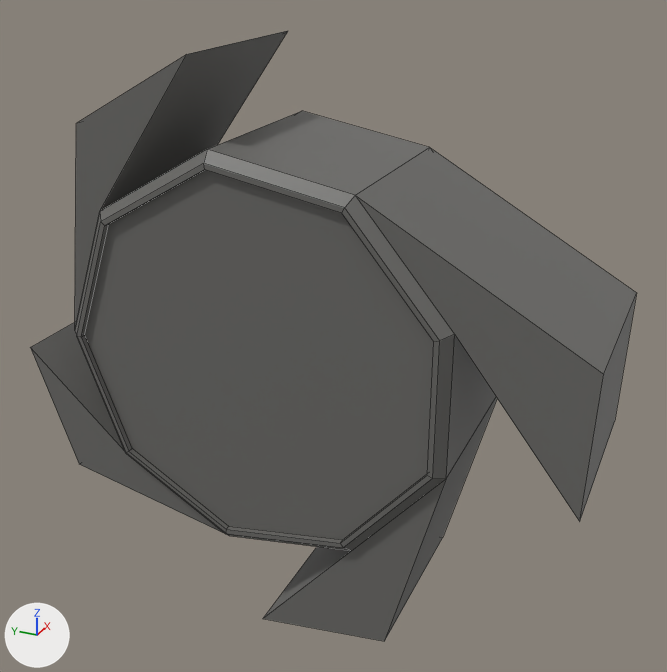
The Blender file assets/models/propeller.blend as it was, and as the next commit left it.
Camera for both pictures: a 50 mm lens placed at (-3.74, -1.89, 2.82), pointed at (0.05, -0.18, 0.92). Every picture has the same lights, and +X, +Y and +Z are marked at lower left. Mesh edges are drawn as thin lines.
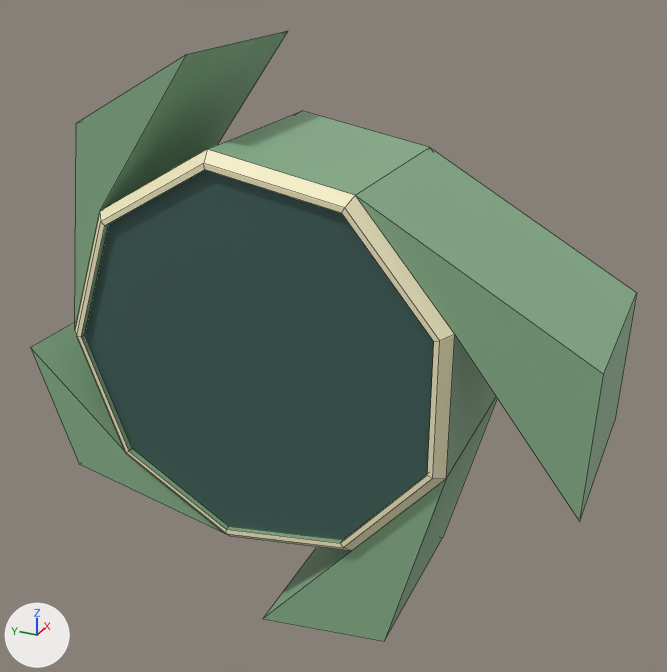
What changed in the scene script:
```text
Add mat_lightgreen:
    mat_lightgreen = principled_material('LightGreen')
    mat_lightgreen.base_color = (0.254, 0.451, 0.262)  # green #8ab38c
Add mat_green:
    mat_green = principled_material('Green')
    mat_green.base_color = (0.0482, 0.114, 0.1)  # dark cyan #3e5f59
Add mat_whitesand:
    mat_whitesand = principled_material('WhiteSand')
    mat_whitesand.base_color = (0.93, 0.863, 0.565)  # beige #f7efc6
Change me_cylinder:
    where me_cylinder.from_pydata(...)  # 214 vertices, 223 faces; spans x -1.36..1.46, y -1.53..1.3, z -0.5..0.5
    used by ob_cylinder; location = (0.0, 0.0, 0.938); rotation_euler = (0.0, 1.571, 0.0), in degrees (0, 90, 0)
    me_cylinder part 1: 185 of the faces centred in x -1.2..1.4, y -1.52..1.19, z -0.49..0.48 switch from mat_material (dark grey #6c6b68) to mat_lightgreen (green #8ab38c)
    me_cylinder part 2: all 2 faces centred in x 0.0, y 0.0, z -0.47..0.46 switch from mat_material (dark grey #6c6b68) to mat_green (dark cyan #3e5f59)
    me_cylinder part 3: 36 of the faces centred in x -0.9..0.9, y -0.92..0.86, z -0.5..0.5 switch from mat_material (dark grey #6c6b68) to mat_whitesand (beige #f7efc6)
```

Pixel boxes (x1, y1, x2, y2) of what changed, in the pictures (667 x 672 px):
part 1 of me_cylinder, recoloured (grey to green)
    both: (30, 31, 637, 641)
part 2 of me_cylinder, recoloured (grey to cyan)
    both: (85, 170, 434, 540)
part 3 of me_cylinder, recoloured (grey to beige)
    both: (75, 149, 455, 551)
